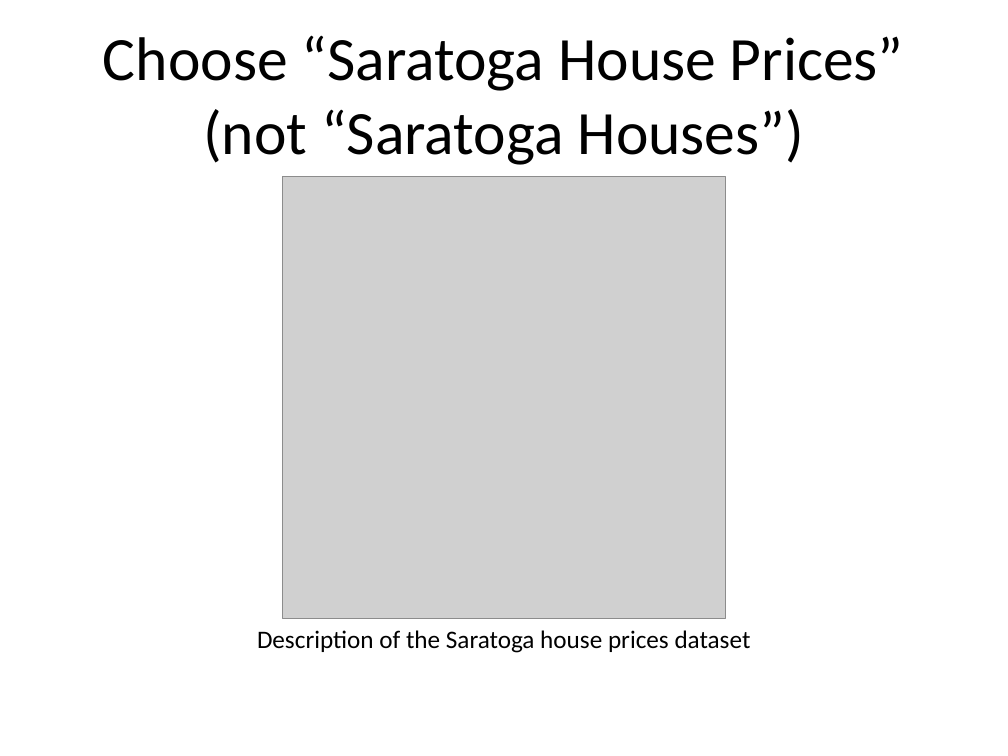
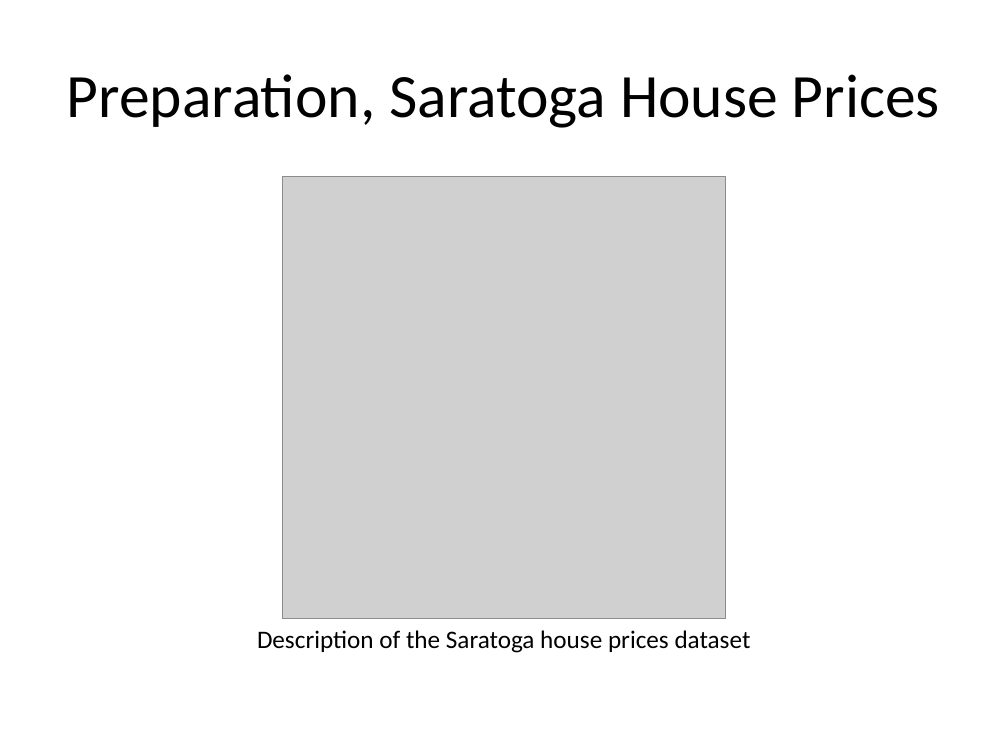
Before and after one commit to pmean/data-visualization, a slide deck: slide 3 of data-viz-01/component/preparation.pptx. Drawn at 1008x756 pixels with LibreOffice and Linux fonts; fonts in the diff are those of the drawing; grey boxes stand for pictures. Boxes give left, top, right and bottom in pixels: in the first picture for what was removed or moved away, otherwise in the second. Text is boxed around its words. In the diff, an @@ line names an element or a change of style, - is before the commit and + after.

```diff
--- a/data-viz-01/component/preparation.pptx
+++ b/data-viz-01/component/preparation.pptx
@@ title at [67,74,940,128]: text changed @@
-Choose “Saratoga House Prices” (not “Saratoga Houses”)
+Preparation, Saratoga House Prices
```
Also in this commit, not shown: 14 other slides changed, 14 other files.
